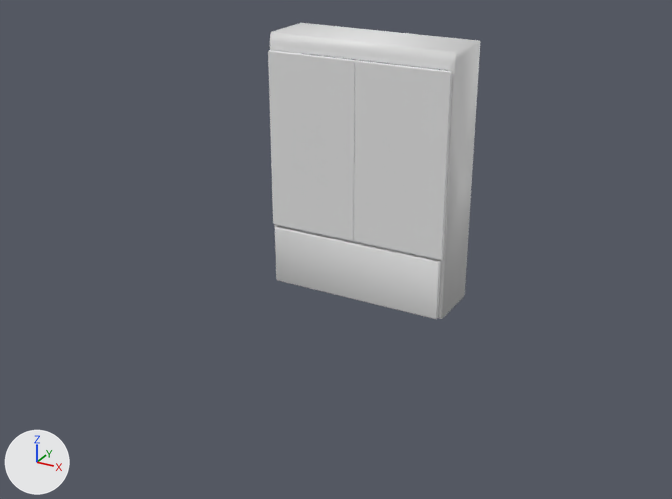
Two versions of the Blender file images/model.blend, one commit apart.
Camera for both pictures: a 50 mm lens placed at (1.97, -3.77, 2.07), pointed at (0.06, -0.3, 0.33). Every picture has the same lights, and +X, +Y and +Z are marked at lower left. The first picture is the older version.

In view in the first picture: 'central_cabinet', 'left_short_glass_door', 'panel', 'right_short_glass_door'.
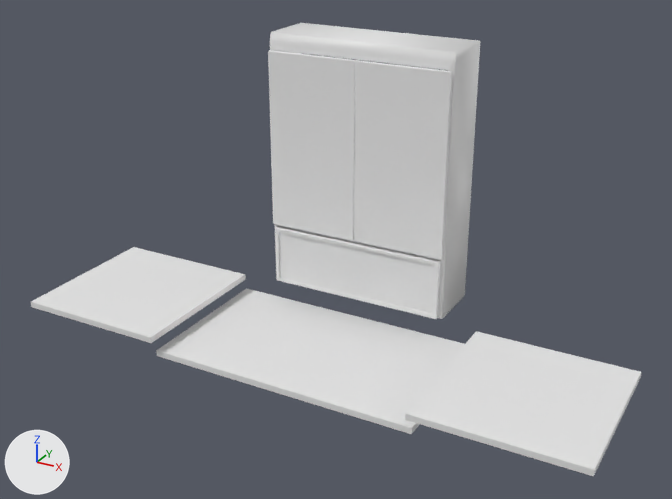
Where the change shows, as pixel boxes (x1, y1, x2, y2) in the pictures (672 x 499 px):
'Cube.002', added: after (156, 288, 465, 434)
'Cube.001', added: after (405, 331, 641, 476)
'Cube', added: after (31, 247, 246, 343)
part 1 of me_cube, cut back: (276, 233, 438, 319) in both

The edits, one by one:
me_cube is used by ob_panel; location (0.0, 0.0, -0.06).
me_cube had 24 vertices, 17 faces and spanned x -0.46..0.46, y -0.011..0.009, z -0.006..0.3.
me_cube now has 64 vertices, 49 faces and spans x -0.46..0.46, y -0.011..0.009, z -0.006..0.3.
Part 1, on me_cube:
1 face is deleted.
24 vertices are added at x -0.444..0.442, y -0.011, z 0.011..0.284.
16 new vertices lie (0.0, 0.01, 0.0) away from vertices in x -0.442..0.44, y -0.011, z 0.012..0.282.
16 new faces join them, smooth.
17 new faces join them.
Mesh me_cube_019 is new.
It is a box spanning x -0.388..0.388, y -0.782..0.018, z -0.015..0.015.
Mesh me_cube_020 is new.
It is a box spanning x -0.673..0.673, y -0.388..0.388, z -0.015..0.015.
Object 'Cube' (ob_cube) is new; it shows me_cube_019.
Its location is (-1.05, -0.02, -0.095).
Object 'Cube.001' (ob_cube_001) is new; it shows me_cube_019.
Its location is (1.05, -0.02, -0.095).
Object 'Cube.002' (ob_cube_002) is new; it shows me_cube_020.
Its location is (0.0, -0.37, -0.19).
